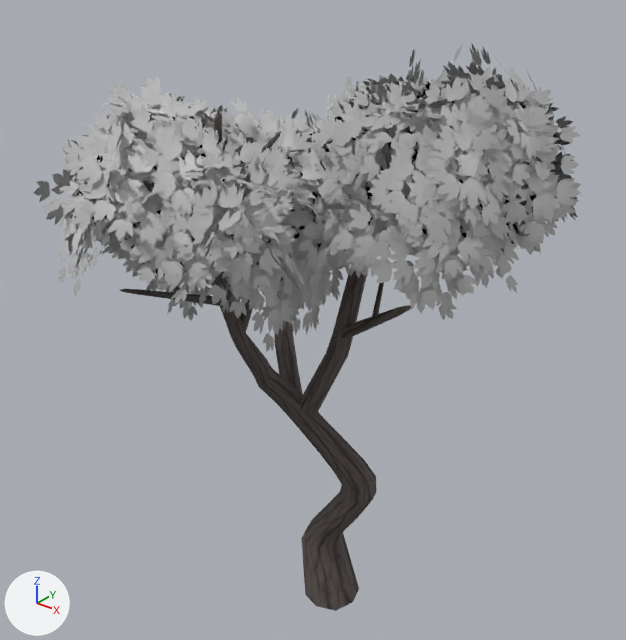
Two versions of the glTF model public/models/qtrees/MapleTree_2.glb, one commit apart.
Rendered twice from a 50 mm camera at (4.91, -6.54, 7.69) aimed at (-0.75, 0.53, 3.31). The axes (+X, +Y, +Z) are drawn at lower left. The lights are the same throughout. The first picture is the older version. Where no turn or scale is listed for an object, it has been applied to the vertices.

Objects in the first picture: 'MapleTree_2'.
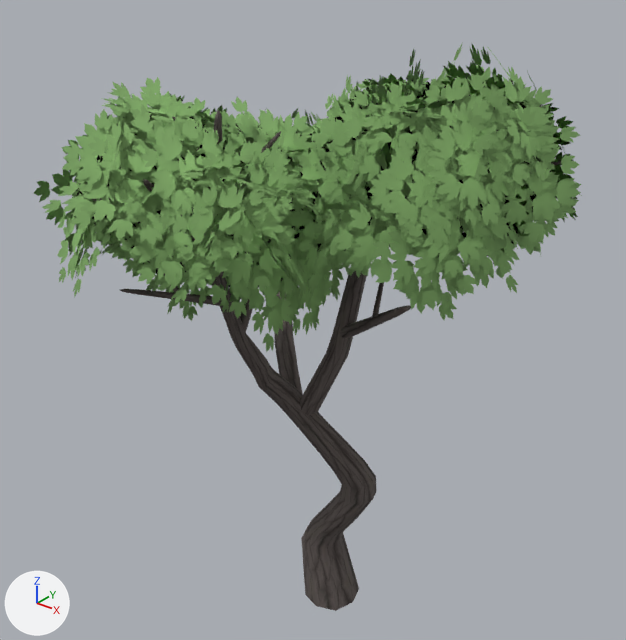
Boxes (x1, y1, x2, y2) around the edits, measured in the pictures (626 x 640 px):
'MapleTree_2', recoloured (grey to green): (34, 42, 582, 352) in both

The change, as a list of edits to the scene's bpy script:
```text
Change mat_mapletree_leaves:
    add n5 = _N.new('ShaderNodeMix'); n5.name = 'Mix'
    add n5.data_type = 'RGBA'
    add n5.blend_type = 'MULTIPLY'
    add n5.inputs[0].default_value = 1.0  # 'Factor'
    add n5.inputs[7].default_value = (0.42, 0.78, 0.26, 1.0)  # 'B', green #ade58b
    where n4 = _N.new('ShaderNodeTexImage'); n4.name = 'Image Texture'
    where n0 = _N.new('ShaderNodeBsdfPrincipled'); n0.name = 'Principled BSDF'
    remove _L.new(n4.outputs[0], n0.inputs[0])  # 'Color' to 'Base Color'
    add _L.new(n5.outputs[2], n0.inputs[0])  # 'Result' to 'Base Color'
    add _L.new(n4.outputs[0], n5.inputs[6])  # 'Color' to 'A'
```
